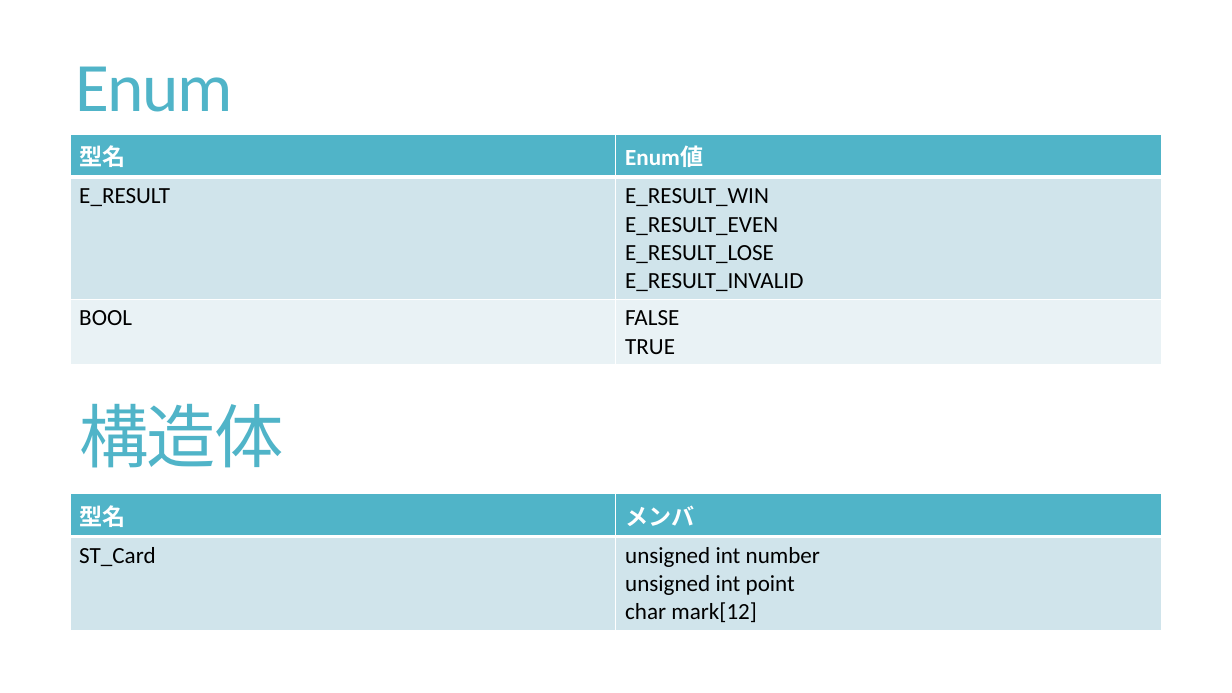
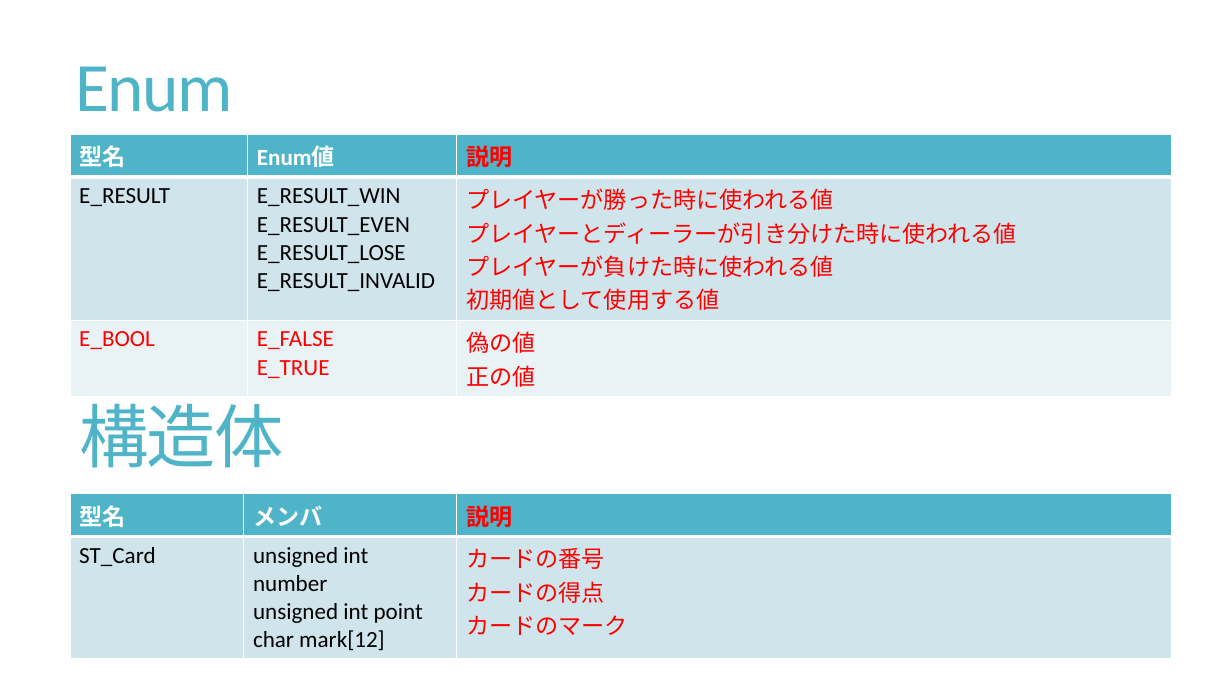
Before and after one commit to masakiishino/Blackjack, a slide deck: slide 8 of Blackjack_Detail_Design.pptx (slide 7 before the commit). Drawn at 1232x693 pixels with LibreOffice and Linux fonts; fonts in the diff are those of the drawing. Boxes give left, top, right and bottom in pixels: in the first picture for what was removed or moved away, otherwise in the second. Text is boxed around its words. In the diff, an @@ line names an element or a change of style, - is before the commit and + after.

```diff
--- a/Blackjack_Detail_Design.pptx
+++ b/Blackjack_Detail_Design.pptx
@@ table at <box>70,135,1172,391</box> @@
-column 1: 型名 | E_RESULT | BOOL
-column 2: Enum値 | E_RESULT_WIN / E_RESULT_EVEN / E_RESULT_LOSE / E_RESULT_INVALID | FALSE / TRUE
+column 1: 型名 | E_RESULT | E_BOOL
+column 2: Enum値 | E_RESULT_WIN / E_RESULT_EVEN / E_RESULT_LOSE / E_RESULT_INVALID | E_FALSE / E_TRUE
+column 3: 説明 | プレイヤーが勝った時に使われる値 / プレイヤーとディーラーが引き分けた時に使われる値 / プレイヤーが負けた時に使われる値 / 初期値として使用する値 | 偽の値 / 正の値
@@ table: place and size @@
-table at <box>70,135,1163,358</box>
+table at <box>70,135,1172,391</box>
@@ table at <box>70,494,1173,654</box> @@
+column 3: 説明 | カードの番号 / カードの得点 / カードのマーク
@@ table: place and size @@
-table at <box>70,494,1163,626</box>
+table at <box>70,494,1173,654</box>
```
Also in this commit, not shown: 7 other slides changed, 1 slide added, 3 other files.
